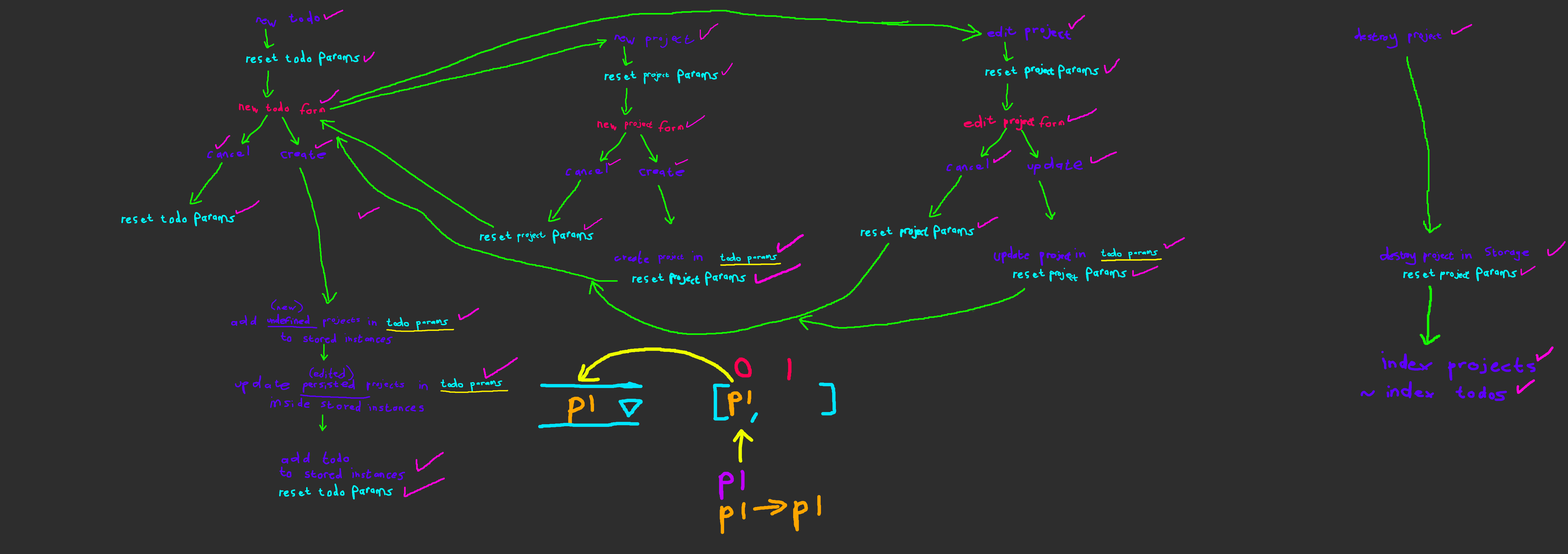
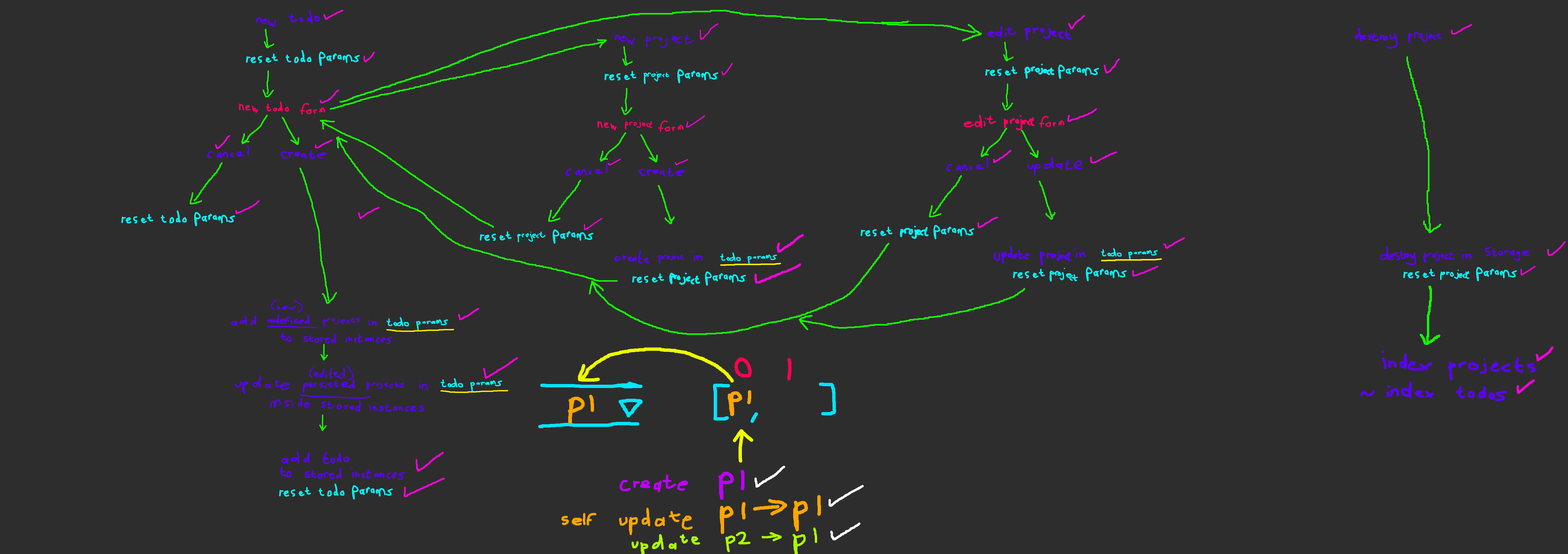
Layers edited between the first and the second 1568×554 image:
painted on "Paint Layer 3" over (561, 465, 864, 554)
painted on "Paint Layer 1" over (561, 465, 864, 544)
